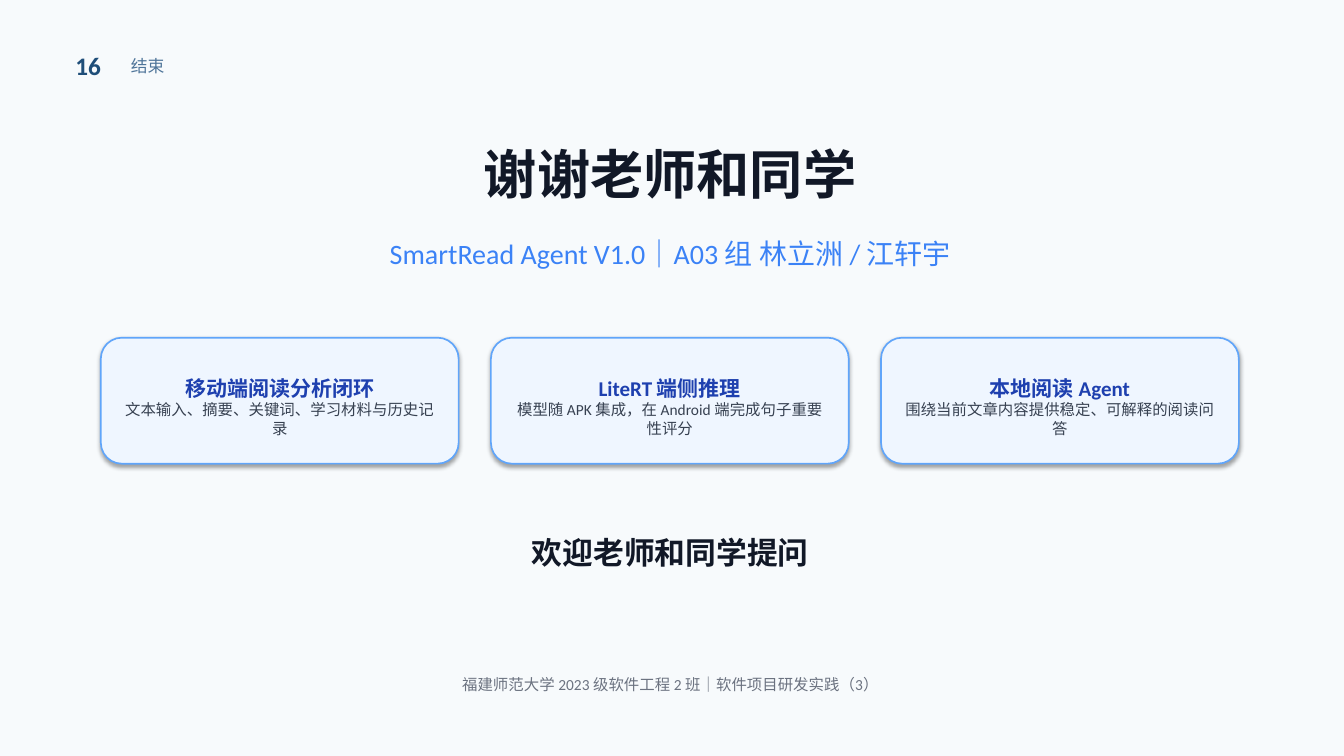
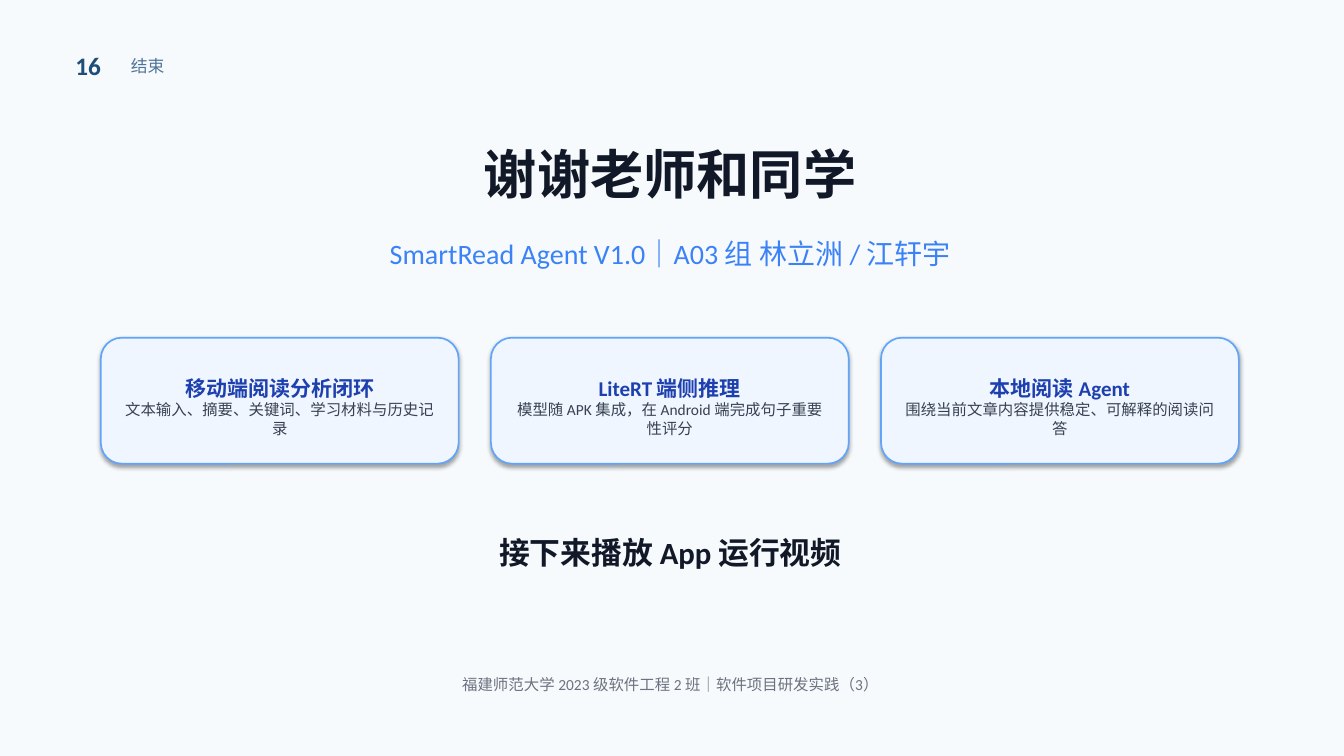
Before and after one commit to heixuan-vsmenghu/SmartRead-Agent-Android, a slide deck: slide 16 of docs/SmartReadAgent_V1.0_期末演示PPT.pptx. Drawn at 1344x756 pixels with LibreOffice and Linux fonts; fonts in the diff are those of the drawing. Boxes give left, top, right and bottom in pixels: in the first picture for what was removed or moved away, otherwise in the second. Text is boxed around its words. In the diff, an @@ line names an element or a change of style, - is before the commit and + after.

Commit message:
docs: 调整结束页衔接视频演示

```diff
--- a/docs/SmartReadAgent_V1.0_期末演示PPT.pptx
+++ b/docs/SmartReadAgent_V1.0_期末演示PPT.pptx
@@ text at [499,538,841,569]: text changed @@
-欢迎老师和同学提问
+接下来播放 App 运行视频
```
Also in this commit, not shown: 15 other files.
